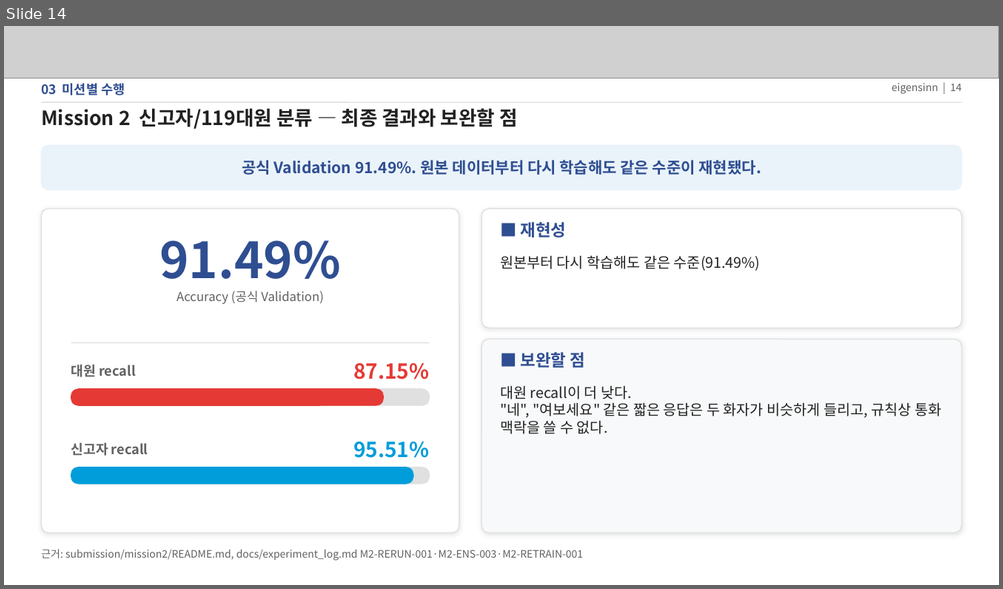
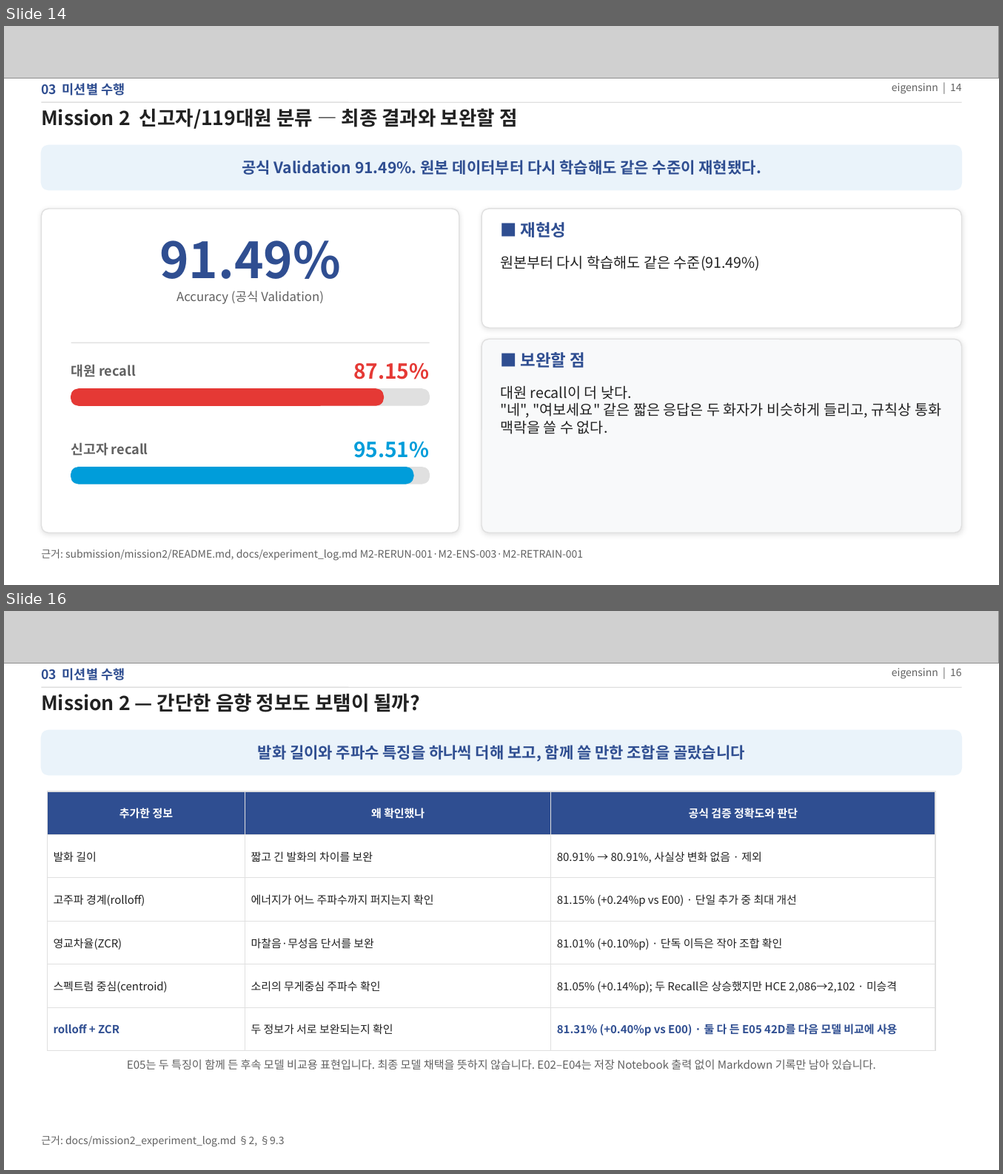
Before and after one commit to eigensinn-dcc2026/prelim, a slide deck: ppt/DCC2026_예선_결과정리.pptx. Shown one above the other, each under a label of ours: slide 14 before the commit, slides 14 and 16 after it; the slides between them are not shown. The pictures are 1003x589 and 1003x1174 pixels, drawn with LibreOffice and Linux fonts; fonts in the diff are those of the drawing; grey boxes stand for pictures. Boxes give left, top, right and bottom in pixels: in the first picture for what was removed or moved away, otherwise in the second. Text is boxed around its words. In the diff, an @@ line names an element or a change of style, - is before the commit and + after.

Commit message:
docs: 예선 결과 PPT 최신 통합본 반영

```diff
--- a/ppt/DCC2026_예선_결과정리.pptx
+++ b/ppt/DCC2026_예선_결과정리.pptx
@@ slide 16 added at (4, 611, 999, 1170), background #FFFFFF @@
@@ picture added at (4, 611, 999, 664) @@
@@ text added at (41, 668, 125, 681), 12.5 pt, text #2F4E91, bold @@
+03 미션별 수행
@@ text added at (891, 668, 962, 679), 10 pt, text #616161 @@
+eigensinn | 16
@@ line added from (41, 687) to (962, 687), #E0E0E0 1 pt @@
@@ text added at (41, 693, 421, 712), 19 pt, text #212121, bold @@
+Mission 2 — 간단한 음향 정보도 보탬이 될까?
@@ rounded rectangle added at (41, 730, 962, 775), fill #EAF3FA, outline #EAF3FA 1 pt @@
@@ text added at (258, 743, 745, 763), 15 pt, text #2F4E91, bold @@
+발화 길이와 주파수 특징을 하나씩 더해 보고, 함께 쓸 만한 조합을 골랐습니다
@@ table added at (47, 792, 935, 1041), 6 rows, 3 columns @@
+추가한 정보 | 왜 확인했나 | 공식 검증 정확도와 판단
+발화 길이 | 짧고 긴 발화의 차이를 보완 | 80.91% → 80.91%, 사실상 변화 없음 · 제외
+고주파 경계(rolloff) | 에너지가 어느 주파수까지 퍼지는지 확인 | 81.15% (+0.24%p vs E00) · 단일 추가 중 최대 개선
+영교차율(ZCR) | 마찰음·무성음 단서를 보완 | 81.01% (+0.10%p) · 단독 이득은 작아 조합 확인
+스펙트럼 중심(centroid) | 소리의 무게중심 주파수 확인 | 81.05% (+0.14%p); 두 Recall은 상승했지만 HCE 2,086→2,102 · 미승격
+rolloff + ZCR | 두 정보가 서로 보완되는지 확인 | 81.31% (+0.40%p vs E00) · 둘 다 든 E05 42D를 다음 모델 비교에 사용
@@ text added at (127, 1059, 876, 1070), 10.8 pt, text #616161 @@
+E05는 두 특징이 함께 든 후속 모델 비교용 표현입니다. 최종 모델 채택을 뜻하지 않습니다. E02–E04는 저장 Notebook 출력 없이 Markdown 기록만 남아 있습니다.
@@ text added at (41, 1136, 284, 1147), 10 pt, text #616161 @@
+근거: docs/mission2_experiment_log.md §2, §9.3
```
Also in this commit, not shown: 9 slides changed, 13 other slides added.
